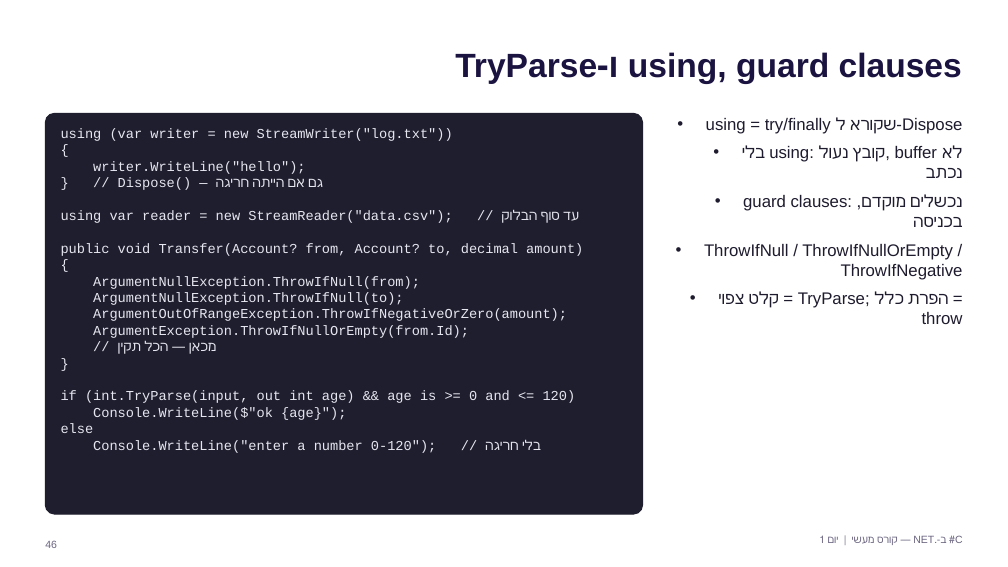
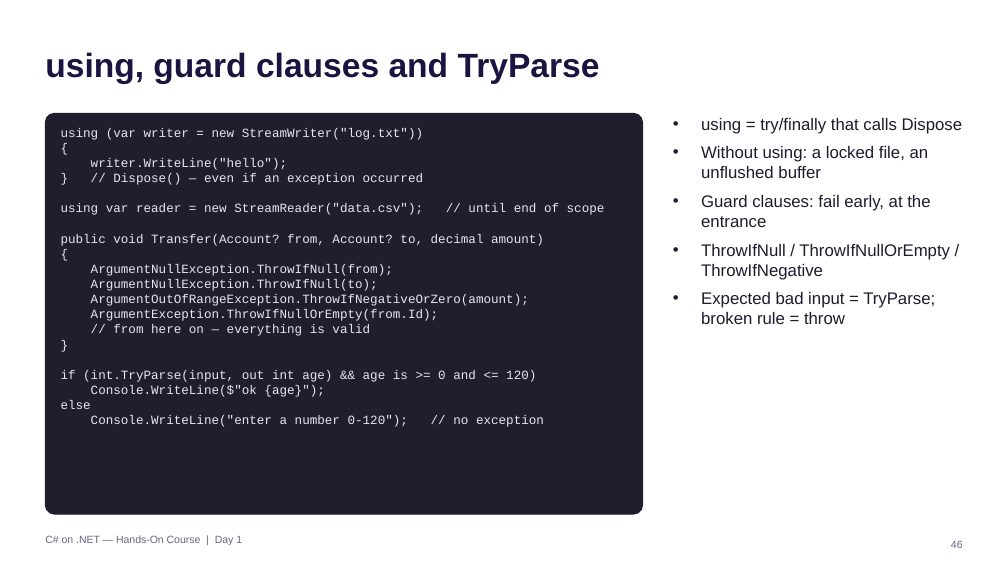
Before and after one commit to Lior1234yaa/csharp-course-day1, a slide deck: slide 46 of Day1-OOP-Collections-Exceptions/Slides/Day1.pptx. Drawn at 1008x567 pixels with LibreOffice and Linux fonts; fonts in the diff are those of the drawing. Boxes give left, top, right and bottom in pixels: in the first picture for what was removed or moved away, otherwise in the second. Text is boxed around its words. In the diff, an @@ line names an element or a change of style, - is before the commit and + after.

```diff
--- a/Day1-OOP-Collections-Exceptions/Slides/Day1.pptx
+++ b/Day1-OOP-Collections-Exceptions/Slides/Day1.pptx
@@ text at <box>45,52,600,84</box>: text changed @@
-using, guard clauses ו-TryParse
+using, guard clauses and TryParse
@@ text at <box>701,118,963,227</box>: text changed @@
-• using = try/finally שקורא ל-Dispose
-• בלי using: קובץ נעול, buffer לא נכתב
-• guard clauses: נכשלים מוקדם, בכניסה
+• using = try/finally that calls Dispose
+• Without using: a locked file, an unflushed buffer
+• Guard clauses: fail early, at the entrance
@@ text at <box>61,128,544,409</box>: size 13 to 12 pt in "using (var writer = new StreamWriter("log.txt"))", "{", "writer.WriteLine("hello");", "public void Transfer(Account? from, Account? to, decimal ..." and 9 more places @@
@@ text at <box>61,173,605,215</box>: text changed; size 13 to 12 pt @@
-} // Dispose() — גם אם הייתה חריגה
-using var reader = new StreamReader("data.csv"); // עד סוף הבלוק
+} // Dispose() — even if an exception occurred
+using var reader = new StreamReader("data.csv"); // until end of scope
@@ text at <box>701,244,950,280</box>: alignment right to left @@
@@ text at <box>701,292,935,324</box>: text changed @@
-• קלט צפוי = TryParse; הפרת כלל = throw
+• Expected bad input = TryParse; broken rule = throw
@@ text at <box>113,324,370,336</box>: text changed; size 13 to 12 pt @@
-// מכאן — הכל תקין
+// from here on — everything is valid
@@ text at <box>91,415,544,427</box>: text changed; size 13 to 12 pt @@
-Console.WriteLine("enter a number 0-120"); // בלי חריגה
+Console.WriteLine("enter a number 0-120"); // no exception
@@ text at <box>45,535,242,545</box>: text changed @@
-C# ב-.NET — קורס מעשי | יום 1
+C# on .NET — Hands-On Course | Day 1
@@ text "46": place and size @@
-text "46" at <box>45,540,57,548</box>
+text "46" at <box>951,540,963,548</box>
@@ text "46" at <box>951,540,963,548</box>: alignment left to right @@
```
Also in this commit, not shown: 33 other slides changed, 21 slides added, 21 slides removed, 37 other files.
